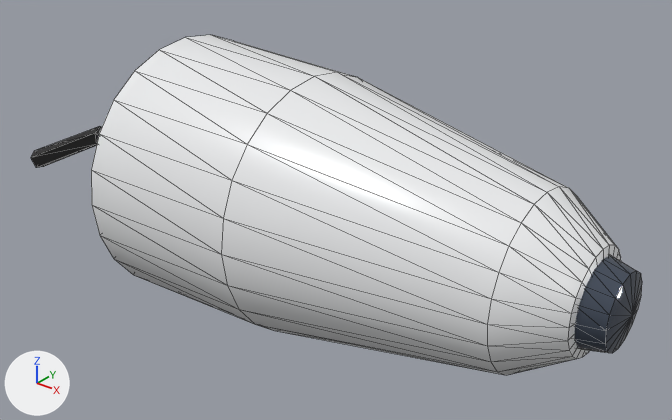
The glTF model assets/models/items/hound_nose.glb as it was, and as the next commit left it.
Camera for both pictures: a 50 mm camera at (0.1532, -0.1841, 0.1146) aimed at (0.004, 0.0025, -0.0011). Arrows for +X, +Y and +Z are at lower left; the lights stay in place. The first picture is the older version. Mesh edges are drawn as thin lines. Vertices at exactly the same position are counted once.

The scene before the commit, as lines of its bpy script (objects in view):
```python
me_body = bpy.data.meshes.new('body')
me_body.from_pydata(...)  # 547 vertices, 1082 faces; spans x -0.093..0.093, y -0.04..0.04, z -0.04..0.04
# faces by material slot: [192, 800, 64, 26]
me_body.materials.append(mat_shell)  # white #ecedef
me_body.materials.append(mat_dark)  # dark grey #45484b
me_body.materials.append(mat_lens)  # greyish blue #505969
me_body.materials.append(mat_black)  # black #2c2c2c
ob_body = bpy.data.objects.new('body', me_body)
ob_body.location = (0.0, 0.0, 0.0)
```
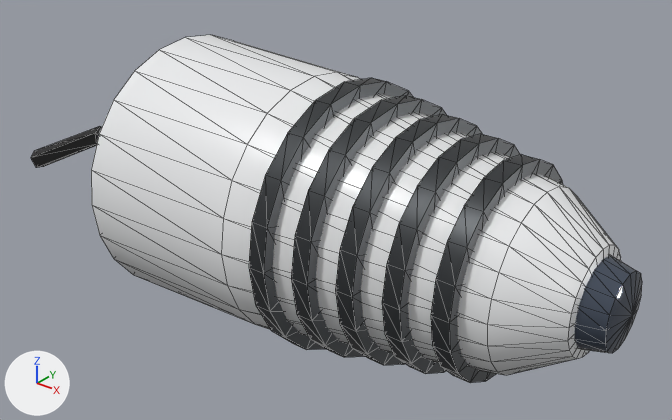
Edits to the bpy script that builds the scene:
```text
Change me_body:
    where me_body.from_pydata(...)  # 547 vertices, 1082 faces; spans x -0.093..0.093, y -0.04..0.04, z -0.04..0.04
    used by ob_body; location = (0.0, 0.0, 0.0)
    me_body part 1: the loose piece of 80 vertices spanning x -0.021..-0.017, y -0.037..0.037, z -0.037..0.037 is scaled about its middle by (1.25, 1.03, 1.03), then moved by (0.03, 0.0, 0.0)
    me_body part 2: the loose piece of 80 vertices spanning x -0.009..-0.005, y -0.034..0.034, z -0.034..0.034 is scaled about its middle by (1.25, 1.05, 1.05), then moved by (0.03, 0.0, 0.0)
    me_body part 3: the loose piece of 80 vertices spanning x 0.003..0.007, y -0.031..0.031, z -0.031..0.031 is scaled about its middle by (1.25, 1.08, 1.08), then moved by (0.031, 0.0, 0.0)
    me_body part 4: the loose piece of 80 vertices spanning x 0.015..0.019, y -0.028..0.028, z -0.028..0.028 is scaled about its middle by (1.25, 1.11, 1.11), then moved by (0.031, 0.0, 0.0)
    me_body part 5: the loose piece of 80 vertices spanning x 0.027..0.031, y -0.025..0.025, z -0.025..0.025 is scaled about its middle by (1.25, 1.16, 1.16), then moved by (0.03, 0.0, 0.0)
```

What differs and where, as boxes (x1, y1, x2, y2) in the pictures (672 x 420 px; the box of a moved part takes in the faces that stretch with it):
'body', reshaped
    before: (31, 35, 642, 375)
    after: (31, 35, 642, 383)
part 1 of me_body, moved or reshaped (not visible before)
    after: (249, 78, 413, 350)
part 2 of me_body, moved or reshaped (not visible before)
    after: (291, 96, 447, 357)
part 3 of me_body, moved or reshaped (not visible before)
    after: (335, 114, 482, 365)
part 4 of me_body, moved or reshaped (not visible before)
    after: (382, 134, 520, 374)
part 5 of me_body, moved or reshaped (not visible before)
    after: (431, 155, 563, 383)
